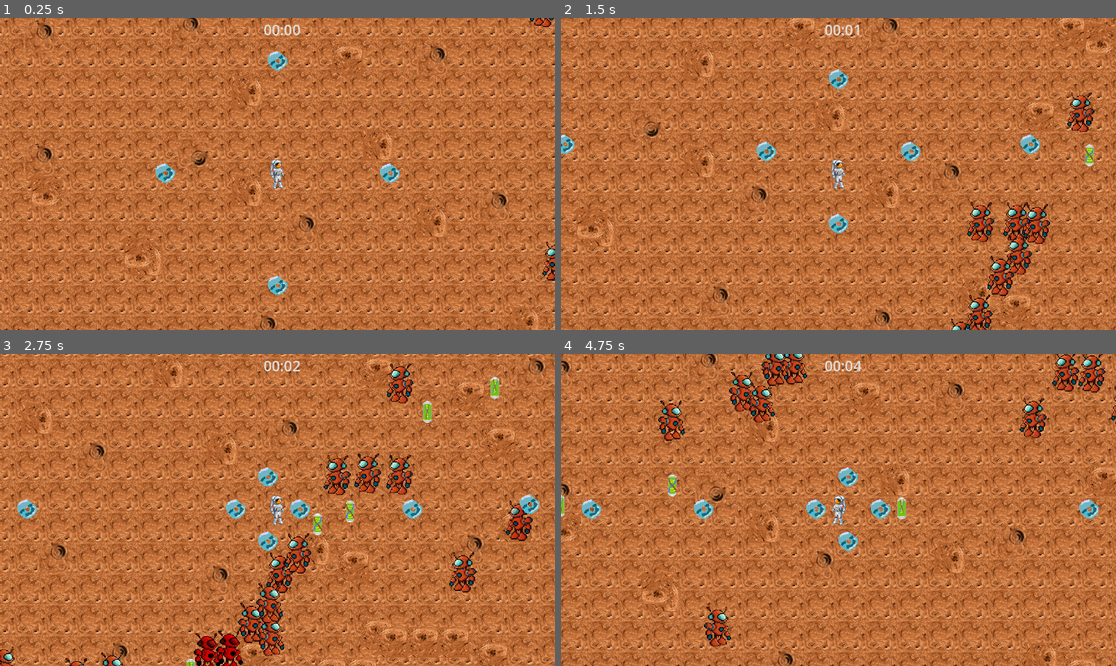
Above: before the commit, frames 1-4 (two rows, left to right).
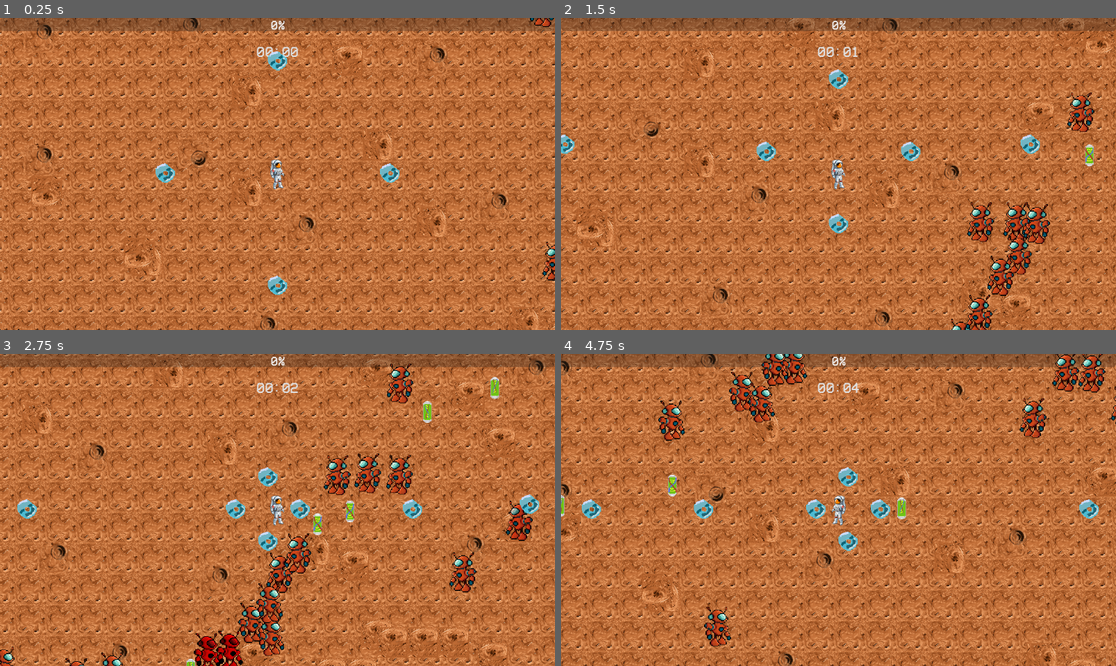
Above: after the commit, the same moments.

Repository: AlexandruPites/IterationX
Game: Godot game, scene res://main.tscn
Two runs of this game, one before a commit and one after it. Both use one fixed random seed, a clock stepped at 60 frames per second and the inputs below.
Inputs (mouse positions are in pixels of both pictures, inside the frame that each line leads up to):
- Up to frame 1 (0.25 s): no input
- Up to frame 2 (1.5 s): move the mouse to (960, 158) at 0.52 s; hold D (right) 0.53-1.28 s; click (960, 158) at 0.6 s; move the mouse to (727, 189) at 1.27 s; hold S (down) from 1.28 s (still down); click (727, 189) at 1.35 s
- Up to frame 3 (2.75 s): move the mouse to (333, 441) at 2.02 s; release S (down) at 2.03 s; hold D (right) from 2.03 s (still down); click (333, 441) at 2.1 s
- Up to frame 4 (4.75 s): move the mouse to (810, 572) at 2.77 s; release D (right) at 2.78 s; hold W (up) 2.78-3.53 s; click (810, 572) at 2.85 s; move the mouse to (1005, 556) at 3.52 s; hold A (left) from 3.53 s (still down); click (1005, 556) at 3.6 s; move the mouse to (672, 463) at 4.27 s; click (672, 463) at 4.35 s

The runs differ from the first frame. In frame 1, 4.2% of the frame differs, in the area x 0-100%, y 0-13%; in frame 2, 4.3%; in frame 3, 4.3%; in frame 4, 3.8%.

Commit message:
XP Bar Added

Diff:
--- a/scenes/camera.tscn
+++ b/scenes/camera.tscn
@@ -1,6 +1,7 @@
-[gd_scene load_steps=3 format=3 uid="uid://cpjafs71x7bqv"]
+[gd_scene load_steps=4 format=3 uid="uid://cpjafs71x7bqv"]
 
 [ext_resource type="Script" path="res://scripts/DisplayTime.gd" id="1_3nk1p"]
+[ext_resource type="FontFile" uid="uid://ch4eyovb85f2h" path="res://VCR_OSD_MONO_1.001.ttf" id="1_4eoao"]
 
 [sub_resource type="StyleBoxEmpty" id="StyleBoxEmpty_66e2w"]
 
@@ -12,13 +13,24 @@
 autostart = true
 
 [node name="LineEdit" type="LineEdit" parent="."]
-offset_left = -50.0
-offset_top = -325.0
-offset_right = 17.0625
-offset_bottom = -294.0
+texture_filter = 1
+offset_left = -56.0
+offset_top = -275.0
+offset_right = 56.0
+offset_bottom = -233.0
+theme_override_fonts/font = ExtResource("1_4eoao")
 theme_override_font_sizes/font_size = 30
 theme_override_styles/normal = SubResource("StyleBoxEmpty_66e2w")
 alignment = 1
 script = ExtResource("1_3nk1p")
 
+[node name="ProgressBar" type="ProgressBar" parent="."]
+texture_filter = 1
+offset_left = -576.0
+offset_top = -324.0
+offset_right = 576.0
+offset_bottom = -297.0
+theme_override_fonts/font = ExtResource("1_4eoao")
+theme_override_font_sizes/font_size = 25
+
 [connection signal="timeout" from="Timer" to="LineEdit" method="_on_timer_timeout"]
--- /dev/null
+++ b/scripts/XPBar.gd
@@ -0,0 +1,11 @@
+extends ProgressBar
+
+
+# Called when the node enters the scene tree for the first time.
+func _ready():
+	pass # Replace with function body.
+
+
+# Called every frame. 'delta' is the elapsed time since the previous frame.
+func _process(delta):
+	pass
Binary file added: VCR_OSD_MONO_1.001.ttf
Not shown, added: VCR_OSD_MONO_1.001.ttf.import
